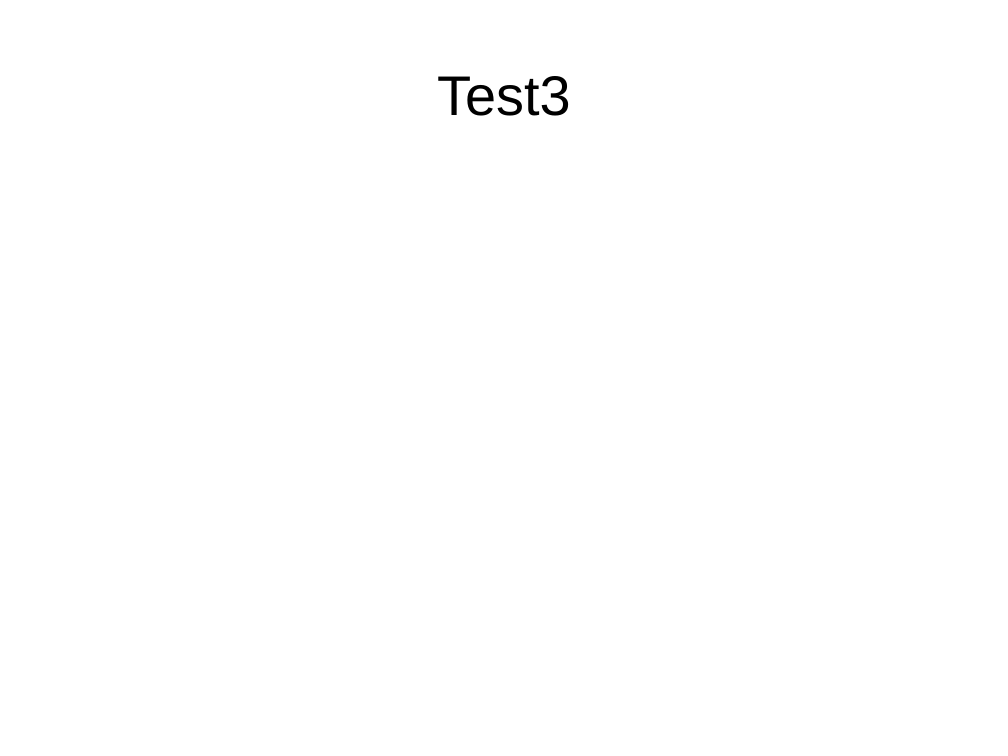
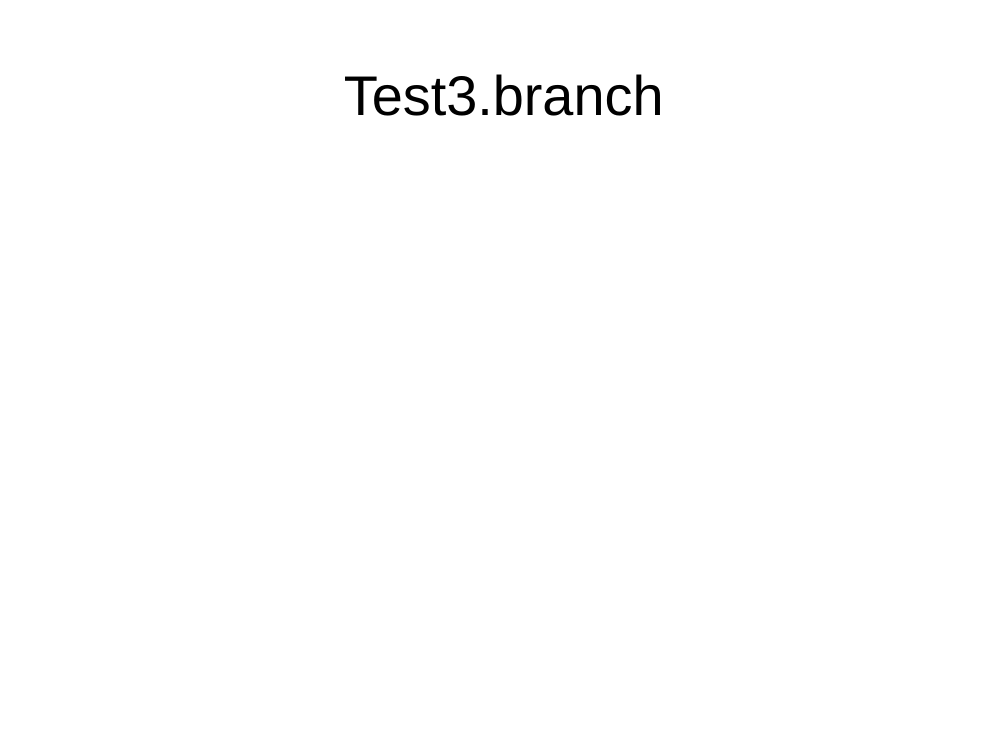
Before and after one commit to mikewiesner/BranchTest, a slide deck: slide 1 of test3.odp. Drawn at 1008x756 pixels with LibreOffice and Linux fonts; fonts in the diff are those of the drawing. Boxes give left, top, right and bottom in pixels: in the first picture for what was removed or moved away, otherwise in the second. Text is boxed around its words. In the diff, an @@ line names an element or a change of style, - is before the commit and + after.

Commit message:
Branch commit

```diff
--- a/test3.odp
+++ b/test3.odp
@@ title at (344, 74, 664, 116): text changed @@
-Test3
+Test3.branch
```
